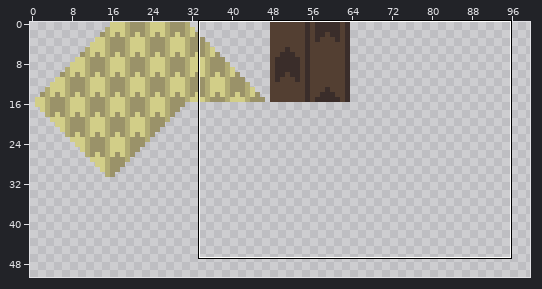
Edited in one commit: pixel-art file (sprites/tiles.aseprite). The picture above shows the old version from afar; the outline marks the close-up.
Close-up. The starting point:
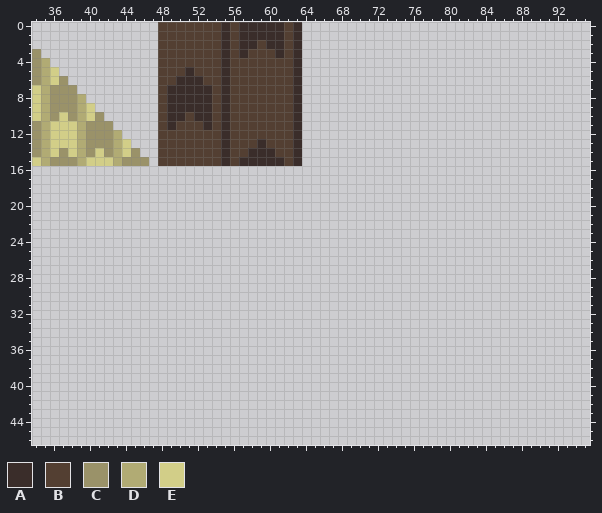
480x480 pixels, 1 frame. Shown: x 34..95, y 0..46. The wide view leaves out empty margins.
Palette (. is transparent): A #3a2d2a  B #533f32  C #9a9269  D #b1ab74  E #d2ce88
Pixels before (only the part around the change), first column x 34:
 0 ..............BBBBBBBABAAAAABA................................
 1 ..............BBBBBBBABAAAAABA................................
 2 ..............BBBBBBBABAABAABA................................
 3 C.............BBBBBBBABABBBABA................................
 4 CD............BBBBBBBABBBBBBBA................................
 5 CDE...........BBBABBBABBBBBBBA................................
 6 CDEC..........BBAAABBABBBBBBBA................................
 7 EDCCC.........BAAAAABABBBBBBBA................................
 8 EDCCCD........BAAAAABABBBBBBBA................................
 9 EDCCCDE.......BAAAAABABBBBBBBA................................
10 EDCECDEC......BAABAABABBBBBBBA................................
11 CDEEEDCCC.....BABBBABABBBBBBBA................................
12 CDEEEDCCCD....BBBBBBBABBBBBBBA................................
13 CDEEEDCCCDE...BBBBBBBABBBABBBA................................
14 CDECEDCECDEC..BBBBBBBABBAAABBA................................
15 EDCCCDEEEDCCC.BBBBBBBABAAAAABA................................
16 ..............................................................
17 ..............................................................
18 ..............................................................
19 ..............................................................
20 ..............................................................
21 ..............................................................
22 ..............................................................
23 ..............................................................
24 ..............................................................
25 ..............................................................
26 ..............................................................
27 ..............................................................
28 ..............................................................
29 ..............................................................
30 ..............................................................
31 ..............................................................
32 ..............................................................
33 ..............................................................
34 ..............................................................
35 ..............................................................
36 ..............................................................
37 ..............................................................
38 ..............................................................
39 ..............................................................
40 ..............................................................
41 ..............................................................
42 ..............................................................
43 ..............................................................
44 ..............................................................
45 ..............................................................
46 ..............................................................
Once edited:
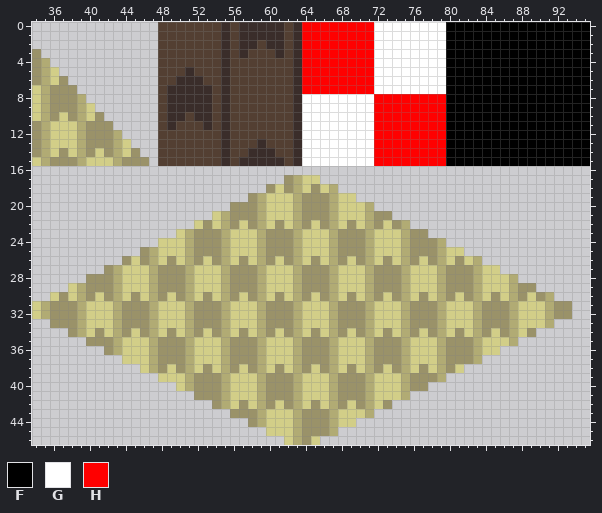
Colours new in this view: F #000000  G #ffffff  H #ff0000
Changes in this commit:
Changed rows in their new state; - is an unchanged pixel.
first column x 34:
 0 ------------------------------HHHHHHHHGGGGGGGGFFFFFFFFFFFFFFFF
 1 ------------------------------HHHHHHHHGGGGGGGGFFFFFFFFFFFFFFFF
 2 ------------------------------HHHHHHHHGGGGGGGGFFFFFFFFFFFFFFFF
 3 ------------------------------HHHHHHHHGGGGGGGGFFFFFFFFFFFFFFFF
 4 ------------------------------HHHHHHHHGGGGGGGGFFFFFFFFFFFFFFFF
 5 ------------------------------HHHHHHHHGGGGGGGGFFFFFFFFFFFFFFFF
 6 ------------------------------HHHHHHHHGGGGGGGGFFFFFFFFFFFFFFFF
 7 ------------------------------HHHHHHHHGGGGGGGGFFFFFFFFFFFFFFFF
 8 ------------------------------GGGGGGGGHHHHHHHHFFFFFFFFFFFFFFFF
 9 ------------------------------GGGGGGGGHHHHHHHHFFFFFFFFFFFFFFFF
10 ------------------------------GGGGGGGGHHHHHHHHFFFFFFFFFFFFFFFF
11 ------------------------------GGGGGGGGHHHHHHHHFFFFFFFFFFFFFFFF
12 ------------------------------GGGGGGGGHHHHHHHHFFFFFFFFFFFFFFFF
13 ------------------------------GGGGGGGGHHHHHHHHFFFFFFFFFFFFFFFF
14 ------------------------------GGGGGGGGHHHHHHHHFFFFFFFFFFFFFFFF
15 ------------------------------GGGGGGGGHHHHHHHHFFFFFFFFFFFFFFFF
17 ----------------------------CDEE------------------------------
18 --------------------------CECDECED----------------------------
19 ------------------------CDEEEDCCCDEE--------------------------
20 ----------------------CCCDEEEDCCCDEEED------------------------
21 --------------------EDCCCDEEEDCCCDEEEDCC----------------------
22 ------------------ECEDCECDECEDCECDECEDCECD--------------------
23 ----------------EDCCCDEEEDCCCDEEEDCCCDEEEDCC------------------
24 --------------EEEDCCCDEEEDCCCDEEEDCCCDEEEDCCCD----------------
25 ------------CDEEEDCCCDEEEDCCCDEEEDCCCDEEEDCCCDEE--------------
26 ----------CECDECEDCECDECEDCECDECEDCECDECEDCECDECED------------
27 --------CDEEEDCCCDEEEDCCCDEEEDCCCDEEEDCCCDEEEDCCCDEE----------
28 ------CCCDEEEDCCCDEEEDCCCDEEEDCCCDEEEDCCCDEEEDCCCDEEED--------
29 ----EDCCCDEEEDCCCDEEEDCCCDEEEDCCCDEEEDCCCDEEEDCCCDEEEDCC------
30 --ECEDCECDECEDCECDECEDCECDECEDCECDECEDCECDECEDCECDECEDCECD----
31 EDCCCDEEEDCCCDEEEDCCCDEEEDCCCDEEEDCCCDEEEDCCCDEEEDCCCDEEEDCC--
32 EDCCCDEEEDCCCDEEEDCCCDEEEDCCCDEEEDCCCDEEEDCCCDEEEDCCCDEEEDCC--
33 --CCCDEEEDCCCDEEEDCCCDEEEDCCCDEEEDCCCDEEEDCCCDEEEDCCCDEEED----
34 ----CDECEDCECDECEDCECDECEDCECDECEDCECDECEDCECDECEDCECDEC------
35 ------CCCDEEEDCCCDEEEDCCCDEEEDCCCDEEEDCCCDEEEDCCCDEEED--------
36 --------CDEEEDCCCDEEEDCCCDEEEDCCCDEEEDCCCDEEEDCCCDEE----------
37 ----------EEEDCCCDEEEDCCCDEEEDCCCDEEEDCCCDEEEDCCCD------------
38 ------------EDCECDECEDCECDECEDCECDECEDCECDECEDCE--------------
39 --------------EEEDCCCDEEEDCCCDEEEDCCCDEEEDCCCD----------------
40 ----------------EDCCCDEEEDCCCDEEEDCCCDEEEDCC------------------
41 ------------------CCCDEEEDCCCDEEEDCCCDEEED--------------------
42 --------------------CDECEDCECDECEDCECDEC----------------------
43 ----------------------CCCDEEEDCCCDEEED------------------------
44 ------------------------CDEEEDCCCDEE--------------------------
45 --------------------------EEEDCCCD----------------------------
46 ----------------------------EDCE------------------------------
